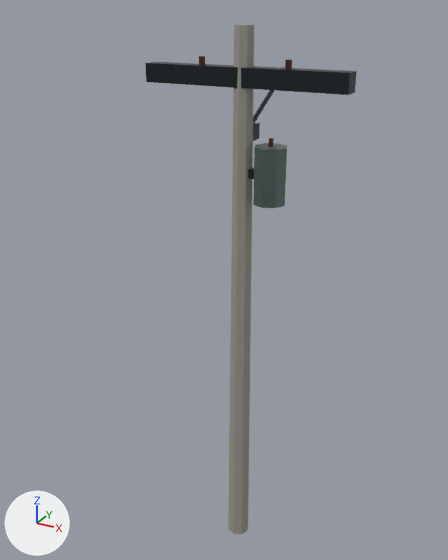
An edit to the FBX model Assets/Modelos/Modelos FBX/Postes/Poste_Completo.fbx, drawn before and after from the same camera.
One viewpoint serves both versions: a 50 mm lens placed at (3.69, -7.23, 8.19), pointed at (-0.63, 0.64, 4.26). Arrows for +X, +Y and +Z are at lower left; the lights stay in place. The first picture is the older version.

The scene before the commit, as lines of its bpy script (objects in view):
```python
me_cylinder_001 = bpy.data.meshes.new('Cylinder.001')
me_cylinder_001.from_pydata(...)  # 112 vertices, 76 faces; spans x -1.4..1.4, y -0.22..1.75, z -4.0..4.0
# faces by material slot: [10, 26, 24, 10, 1, 5]
me_cylinder_001.materials.append(mat_concreto)  # grey #9c998f
me_cylinder_001.materials.append(mat_metal)  # dark grey #3e4347
me_cylinder_001.materials.append(mat_aislador)  # brown #4a2413
me_cylinder_001.materials.append(mat_transformador)  # dark grey #5b6b67
me_cylinder_001.materials.append(mat_foco_luz)  # beige #fff3c4, glowing beige #fff3c4
me_cylinder_001.materials.append(mat_lampara_carcasa)  # grey #b8bcbe
ob_cylinder = bpy.data.objects.new('Cylinder', me_cylinder_001)
ob_cylinder.location = (0.0, 0.0, 4.0)
```
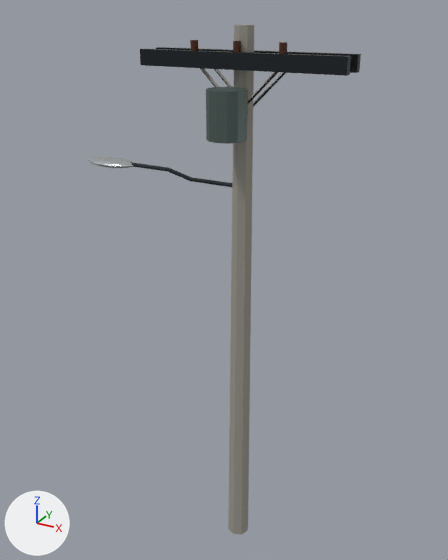
Patch to the scene script:
```diff
--- a/Assets/Modelos/Modelos FBX/Postes/Poste_Completo.fbx.py
+++ b/Assets/Modelos/Modelos FBX/Postes/Poste_Completo.fbx.py
@@ me_cylinder_001 @@
 # used by ob_cylinder; location = (0.0, 0.0, 4.0)
-me_cylinder_001.from_pydata(...)  # 112 vertices, 76 faces; spans x -1.4..1.4, y -0.22..1.75, z -4.0..4.0
+me_cylinder_001.from_pydata(...)  # 314 vertices, 266 faces; spans x -2.61..1.4, y -0.69..0.23, z -4.0..4.0
+# me_cylinder_001 part 1: a new loose piece, a box spanning x -1.4..1.4, y 0.13..0.23, z 3.5..3.7, in mat_metal (dark grey #3e4347)
+# me_cylinder_001 part 2: a new loose piece, a box spanning x -1.4..1.4, y -0.23..-0.13, z 3.5..3.7, in mat_metal (dark grey #3e4347)
+# me_cylinder_001 part 3: a new loose piece, an 8-sided cylinder along z spanning x -0.05..0.05, y -0.23..-0.13, z 3.675..3.825, in mat_aislador (brown #4a2413)
+# me_cylinder_001 part 4: a new loose piece, an 8-sided cylinder along z spanning x 0.55..0.65, y -0.23..-0.13, z 3.675..3.825, in mat_aislador (brown #4a2413)
+# me_cylinder_001 part 5: a new loose piece, an 8-sided cylinder along z spanning x -0.65..-0.55, y -0.23..-0.13, z 3.675..3.825, in mat_aislador (brown #4a2413)
+# me_cylinder_001 part 6: a new loose piece, a 12-sided cylinder along z spanning x -0.25..0.25, y -0.69..-0.19, z 2.7..3.3, in mat_transformador (dark grey #5b6b67)
+# me_cylinder_001 part 7: the loose piece of 12 vertices spanning x -0.03..0.03, y 0.07..1.13, z 2.67..3.33 is multiplied about its middle by the matrix ((0.53, 0.459, 0.265), (0.0, 0.375, -0.65), (-0.53, 0.459, 0.265)), then moved by (0.32, -0.75, 0.3)
+# me_cylinder_001 part 8: the loose piece of 12 vertices spanning x -0.03..0.03, y 0.07..1.13, z 2.67..3.33 is copied, and the copy is multiplied about its middle by the matrix ((0.53, 0.459, 0.265), (0.0, 0.375, -0.65), (-0.53, 0.459, 0.265)), then moved by (0.32, -0.45, 0.3); it spans x -0.01..0.65, y 0.13..0.17, z 2.97..3.63
+# me_cylinder_001 part 9: a new loose piece of 114 vertices spanning x -2.61..-1.77, y -0.2..0.2, z 2.03..2.15
+# me_cylinder_001 part 10: a new loose piece of 40 vertices spanning x -1.99..0.0, y -0.03..0.04, z 1.97..2.12, in mat_metal (dark grey #3e4347)
+# me_cylinder_001 part 11: 7 loose pieces with 76 vertices, spanning x -0.63..0.63, y -0.22..1.75, z 1.82..3.63, are deleted
+# me_cylinder_001 part 12
+# 8 vertices are removed from x -1.4..1.4, y -0.12..0.12, z 3.28..3.52
+# 6 faces are deleted
+# 12 vertices are added at x -0.65..-0.63, y -0.17..0.17, z 3.61..3.63
+# 12 new vertices lie (0.64, 0.0, -0.64) away from vertices in x -0.65..-0.63, y -0.17..0.17, z 3.61..3.63
+# 14 new faces join them, mat_concreto (grey #9c998f)
+# 2 new faces join them, mat_metal (dark grey #3e4347)
+# other edits to the shape of me_cylinder_001 do not show in these pictures
 me_cylinder_001.materials.append(mat_concreto)
```

Pixel boxes (x1, y1, x2, y2) of what changed, in the pictures (448 x 560 px; the box of a moved part takes in the faces that stretch with it):
'Cylinder', reshaped (29% wider)
    before: (145, 25, 357, 534)
    after: (88, 25, 361, 534)
part 1 of me_cylinder_001, added
    after: (156, 47, 361, 73)
part 2 of me_cylinder_001, added
    after: (140, 49, 351, 76)
part 3 of me_cylinder_001, added
    after: (233, 41, 241, 52)
part 4 of me_cylinder_001, added
    after: (279, 42, 287, 54)
part 5 of me_cylinder_001, added
    after: (190, 40, 198, 51)
part 6 of me_cylinder_001, added
    after: (206, 87, 248, 144)
part 7 of me_cylinder_001, moved or reshaped (mostly hidden)
    before: (253, 90, 275, 123)
    after: (247, 72, 278, 105)
part 8 of me_cylinder_001, added (mostly hidden)
    after: (253, 72, 286, 107)
part 9 of me_cylinder_001, added
    after: (88, 157, 134, 168)
part 10 of me_cylinder_001, added
    after: (130, 162, 232, 187)
part 11 of me_cylinder_001, deleted
    before: (199, 56, 292, 208)
part 12 of me_cylinder_001, cut back (mostly hidden afterwards)
    before: (145, 62, 357, 95)
    after: (200, 68, 232, 87)
